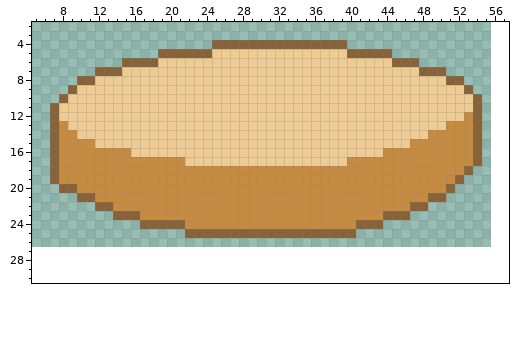
Two versions of one pixel-art sprite, NIO's Job/assets/images/level_make_burger/burger_bread_low.png. The picture above is the old version.
The file is 51x25 pixels. Shown: x 5..57, y 2..30. The old version is drawn lined up with the new one, on the new canvas.
The same view after the edit:
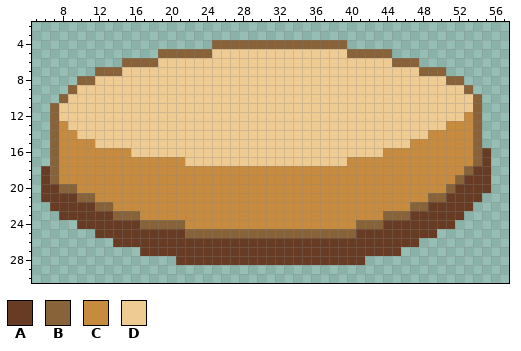
Palette (. is transparent): A #683c24  B #886239  C #c78b3f  D #eecb93
The edit:
canvas 51x25 -> 64x34, the old top-left corner now at 5,2
y 16..17: x 55 . -> A
y 18: x 6 . -> A; x 54..55 .. -> AA
y 19: x 6 . -> A; x 53..55 ... -> AAA
y 20: x 6..7 .. -> AA; x 52..55 .... -> AAAA
y 21: x 6..9 .... -> AAAA; x 51..54 .... -> AAAA
y 22: x 7..11 ..... -> AAAAA; x 49..53 ..... -> AAAAA
y 23: x 8..13 ...... -> AAAAAA; x 47..52 ...... -> AAAAAA
y 24: x 10..16 ....... -> AAAAAAA; x 44..51 ........ -> AAAAAAAA
y 25: x 12..21 .......... -> AAAAAAAAAA; x 41..49 ......... -> AAAAAAAAA
y 26: x 14..47 .................................. -> AAAAAAAAAAAAAAAAAAAAAAAAAAAAAAAAAA
y 27: x 17..45 ............................. -> AAAAAAAAAAAAAAAAAAAAAAAAAAAAA
y 28: x 21..41 ..................... -> AAAAAAAAAAAAAAAAAAAAA
Changed places in both pictures, as pixel boxes (x1, y1, x2, y2):
added: (41, 148, 491, 265)
